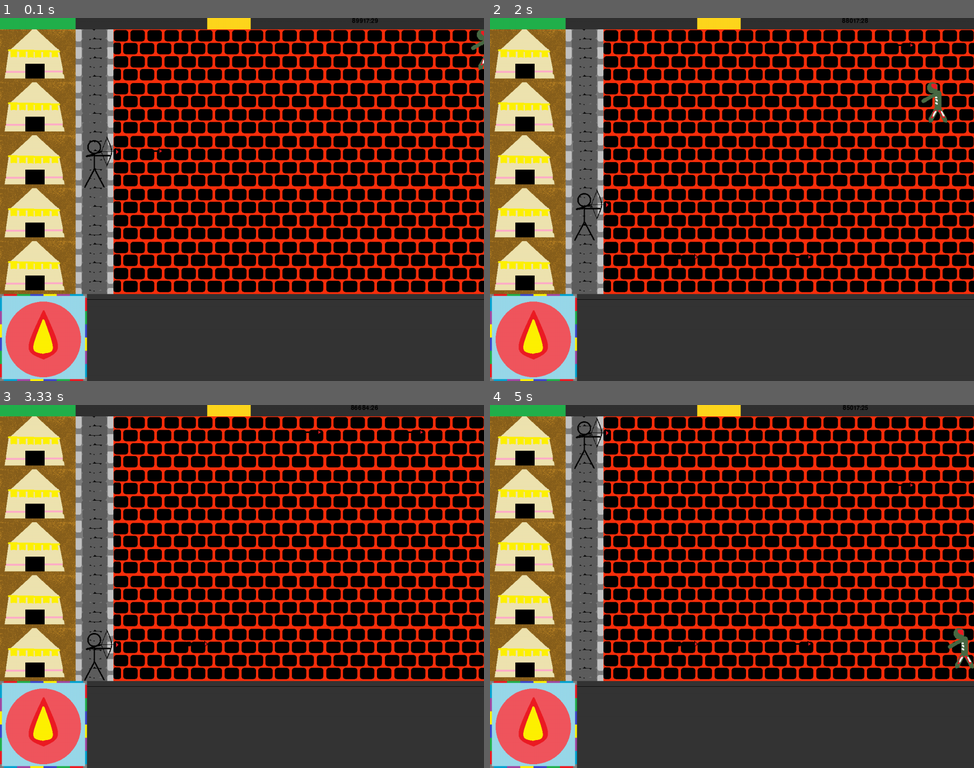
Above: before the commit, frames 1-4 (two rows, left to right).
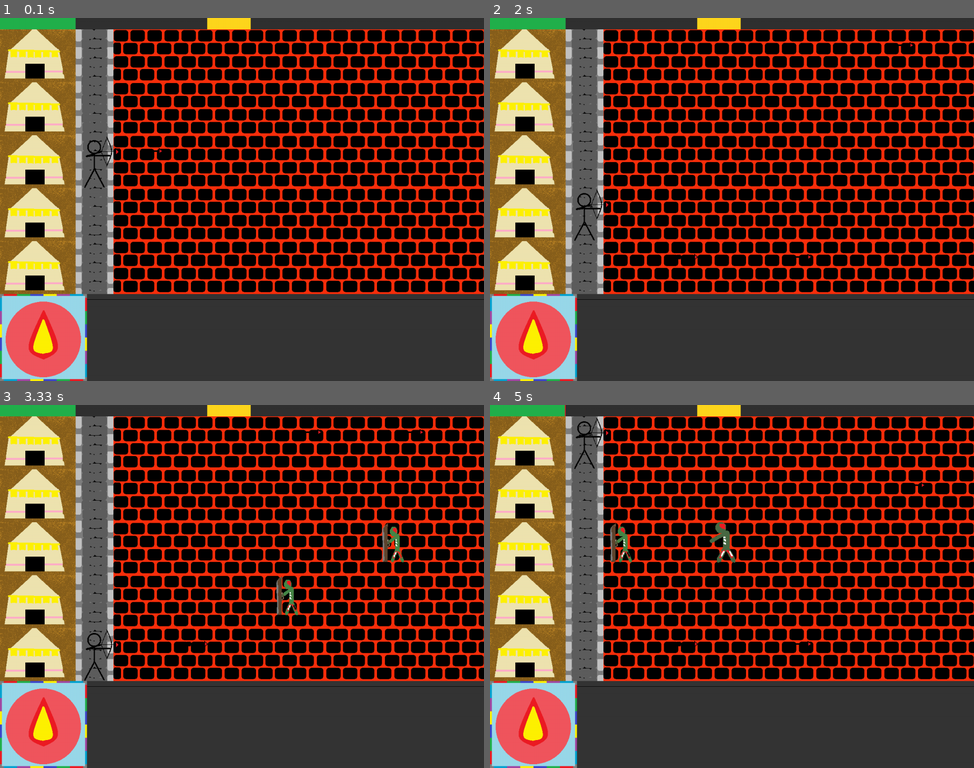
Above: after the commit, the same moments.

Repository: AntsThatWander/ERICA_Defend_6Elements
Game: pygame game, started from new_pygame.py
Same seed, same stepped clock (60 frames per second), same inputs: the game is played once before the commit and once after it.
Inputs:
- Up to frame 1 (0.1 s): no input
- Up to frame 2 (2 s): hold Up 0.33-0.8 s; hold Down 0.83-1.13 s; hold Up 1.17-1.53 s; hold Down 1.57-1.93 s; hold Up from 1.97 s (still down)
- Up to frame 3 (3.33 s): release Up at 2.27 s; hold Down 2.3-2.6 s; hold Up 2.63-3 s; hold Down from 3.03 s (still down)
- Up to frame 4 (5 s): release Down at 3.4 s; hold Up 3.43-3.73 s; hold Down 3.77-4.07 s; hold Up 4.1-4.47 s; hold Down 4.5-4.87 s; hold Up from 4.9 s (still down)

The runs differ from the first frame. In frame 1, 0.1% of the frame differs, in the area x 72-100%, y 0-15%; in frame 2, 0.3%; in frame 3, 0.5%; in frame 4, 0.8%, in the area x 15-100%, y 0-73%.

Commit message:
monster added

Diff:
--- a/monster.py
+++ b/monster.py
@@ -7,7 +7,8 @@
     mv = 0
     ad = 1
     height = 0
-    def __init__(self, image, lv, mv):
+    shield = 0
+    def __init__(self, image, lv, mv, shield):
         self.weight = 1280
         self.image = image
         self.lv = lv
@@ -15,12 +16,14 @@
         self.mv = mv
         hl = [30, 170, 310, 450, 590]
         self.height = random.choice(hl)
+        self.shield = shield
     def getlv(self):
         return self.lv
     def gethp(self):
         return self.hp
     def sethp(self, hp):
-        self.hp -= hp
+        if hp - self.shield > 0 :
+            self.hp -= (hp-self.shield)
     def getmv(self):
         return self.mv
     def setmv(self,mv):
@@ -40,39 +43,38 @@
 
 class ling(monster):
     def __init__(self, hp):
-        super().__init__(images.Lv0_monster()['ling'], 0, 30)
+        super().__init__(images.Lv0_monster()['ling'], 0, 5, 0)
         self.hp = hp
 
 class sting(monster):
     def __init__(self, hp):
-        super().__init__(images.Lv0_monster()['sting'], 0, 10)
+        super().__init__(images.Lv0_monster()['sting'], 0, 3, 0)
         self.hp = hp
     def spawn(self, list):
         ling1 = ling(1,)
 
 class ball(monster):
     def __init__(self, hp):
-        super().__init__(images.Lv0_monster()['ball'], 0, 10)
+        super().__init__(images.Lv0_monster()['ball'], 0, 3, 0)
         self.hp = hp
 
 class zombie(monster):
     def __init__(self, hp):
-        super().__init__(images.Lv1_monster()['zombie'], 1, 30)
+        super().__init__(images.Lv1_monster()['zombie'], 1, 7, 0)
         self.hp = hp
 
 class zombie_b(monster):
     def __init__(self, hp):
-        super().__init__(images.Lv1_monster()['zombie_barrier'], 1, 30)
+        super().__init__(images.Lv1_monster()['zombie_barrier'], 1, 7, 1)
         self.hp = hp
-    def sethp(self, hp):
-        self.hp -= (hp-2)
+
 
 class horror(monster):
     def __init__(self, hp):
-        super().__init__(images.Lv2_monster()['nighthorror'], 2, 40)
+        super().__init__(images.Lv2_monster()['nighthorror'], 2, 10, 0)
         self.hp = hp
     def spawn(self,ls):
-        if(self.hp<0):
+        if self.hp<0:
             l1 = ling(1)
             l2 = ling(1)
             ls.append(l1,l2)
@@ -81,44 +83,45 @@
 
 class crawler(monster):
     def __init__(self, hp):
-        super().__init__(images.Lv2_monster()['crawler'], 2, 10)
+        super().__init__(images.Lv2_monster()['crawler'], 2, 3, 0)
         self.hp = hp
     def move(self):
-        if(self.weight>580):
+        if self.weight>580:
             self.weight = self.weight - self.mv
     def is_ranged(self):
         return True
     def ranged(self,ls):
-        if(self.weight<=580):
+        if self.weight<=780:
             st = sting(1)
             ls.append(st)
 
 class cannon(monster):
     def __init__(self, hp):
-        super().__init__(images.Lv3_monster()['cannon'], 3, 10)
+        super().__init__(images.Lv3_monster()['cannon'], 3, 1, 5)
         self.hp = hp
     def move(self):
-        if(self.weight>1080):
+        if self.weight>1080:
             self.weight = self.weight - self.mv
     def is_ranged(self):
         return True
     def ranged(self,ls):
-        if(self.weight<=580):
+        if self.weight<=580:
             st = sting(1)
             ls.append(st)
 
 class seer(monster):
     def __init__(self, hp):
-        super().__init__(images.Lv3_monster()['seer'], 3, 20)
+        super().__init__(images.Lv3_monster()['seer'], 3, 10, 0)
         self.hp = hp
 
 class black(monster):
     def __init__(self, hp, height):
-        super().__init__(images.Lv4_monster()['black'], 4, 20)
+        super().__init__(images.Lv4_monster()['black'], 4, 5, 5)
         self.hp = hp
         self.height = height
 
 class final(monster):
     def __init__(self, hp):
-        super().__init__(images.Lv5_monster()['final'], 5, 10)
+        super().__init__(images.Lv5_monster()['final'], 200, 3, 10)
         self.hp = hp
+        self.height = 30
--- a/new_pygame.py
+++ b/new_pygame.py
@@ -13,8 +13,6 @@
 width, height = 1280, 960
 screen = pygame.display.set_mode((width, height))
 
-#random list
-dice = [1,2,3,4,5]
 #플레이어 위치 player location
 keys = [False, False]
 playpos = [220, 310]
@@ -33,70 +31,68 @@
 arrow_count = arrow_rate - 1
 #이펙트 effects
 effect = images.effect()
-#화살과 화살가 만난 적 수
-acc = [0,0]
 #화살
 arrows = []
 #몬스터 등장 시간
-badtimer = 100
-badtimer1 = 0
+bad_rate = 40
+bad_count = 0
 #몬스터 리스트
-badguys = [[1280, 30]]
+badguys = []
+#출력 몬스터 리스트
+seebadguys = []
 #성 체력
 healthvalue = 200
 #wave
-wave = [[],[],[],[],[]]
-zombie = [40,0]
-zombie_b = [40,0]
-horror = [30,1]
-crawler = [20,1]
-seer = [20,2]
-cannon = [10,2]
-lord = [5,4]
+wave = [[],[],[],[]]
+zombie = [20,0]
+zombie_b = [20,0]
+horror = [10,1]
+crawler = [10,1]
+seer = [10,2]
+cannon = [5,2]
 final = [1,3]
 height = [30, 170, 310, 450, 590]
 for x in range(0,4):
     if x == zombie[1] :
         zombie[1] += 1
-        for y in range(0,zombie[0]-1):
+        for y in range(0,zombie[0]):
             m = monster.zombie(20)
             wave[x].append(m)
     if x == zombie_b[1] :
-        zombie[1] += 1
-        for y in range(0,zombie_b[0]-1):
+        zombie_b[1] += 1
+        for y in range(0,zombie_b[0]):
             m = monster.zombie_b(20)
             wave[x].append(m)
     if x == horror[1] :
         horror[1] += 1
-        for y in range(0,horror[0]-1):
-            m = monster.horror(10)
+        for y in range(0,horror[0]):
+            m = monster.horror(20)
             wave[x].append(m)
     if x == crawler[1] :
         crawler[1] += 1
-        for y in range(0,crawler[0]-1):
-            m = monster.crawler(20)
+        for y in range(0,crawler[0]):
+            m = monster.crawler(40)
             wave[x].append(m)
     if x == seer[1] :
         seer[1] += 1
-        for y in range(0,seer[0]-1):
-            m = monster.seer(20)
+        for y in range(0,seer[0]):
+            m = monster.seer(40)
             wave[x].append(m)
     if x == cannon[1] :
         cannon[1] += 1
-        for y in range(0,cannon[0]-1):
-            m = monster.cannon(20)
-            wave[x].append(m)
-    if x == final[1] :
-        for y in range(0):
+        for y in range(0,cannon[0]):
+            m = monster.cannon(50)
+            wave[x].append(m)
+    if x == 3 :
             m = monster.final(100)
-            wave[x].append(m)
-    if x == lord[1] :
-        for y in range(0,4):
-            m = monster.black(50,height[y])
             wave[x].append(m)
 for x in range(0,4):
     random.shuffle(wave[x])
-
+    for y in range(0,5):
+        if y != 0 and y != 4:
+            lord = monster.black(50,30+140*y)
+            wave[x].append(lord)
+badguys = wave[0]
 
 
 #FPS
@@ -109,7 +105,7 @@
 #화면 띄우기
 while running:
     clock.tick(60)
-    badtimer -= 1
+    bad_count += 1
     #색깔 관리
     active_player = player[cur_color]
     active_mirror = mirror[cur_color]
@@ -140,9 +136,8 @@
     screen.blit(active_button,(15,750))
 
     #화살 리스트와 플레이어 이미지 관리
-    acc[1] = acc[1] + 1
     arrow_count += 1
-    if(arrow_count==arrow_rate) :
+    if arrow_count==arrow_rate :
         arrows.append([[playpos[0], playpos[1]+32], images.arrow()[cur_color]])
         arrow_count = 0
         screen.blit(pshoot, playpos)
@@ -156,50 +151,48 @@
         else:
             screen.blit(bullet[1], bullet[0])
 
-    #나쁜 놈들 그리기
-    if badtimer == 0:
-        badguys.append([1280, random.choice(height)])
-        badtimer = 100 - (badtimer1*2)
-        if badtimer1>=35:
-            badtimer1 = 35
-        else:
-            badtimer1 += 5
-    index = 0
-    for badguy in badguys:
-        if badguy[0]<-64:
-            badguys.pop(index)
-        else:
-            badguy[0]-=7
-        #나쁜 놈들의 공격
-        badrect = pygame.Rect(images.Lv1_monster()['zombie'].get_rect())
-        badrect.top = badguy[1]
-        badrect.left = badguy[0]
+    #나쁜 놈들 리스트 정렬
+    if(not wave[0]):
+        badguys = wave[1]
+
+    if(not wave[1]):
+        badguys = wave[2]
+
+    if(not wave[2]):
+        badguys = wave[3]
+
+    #나쁜 놈들 소환
+    if(bad_count == bad_rate and badguys):
+        bad_count = 0
+        seebadguys.append(badguys[0])
+        badguys.pop(0)
+    #나쁜 놈들 충돌 크기 조정
+    windex = 0
+    for badguy in seebadguys:
+        badrect = pygame.Rect(badguy.image.get_rect())
+        badrect.top = badguy.height
+        badrect.left = badguy.weight
+        #성 공격
         if badrect.left < 300:
-            healthvalue -= 50
-            badguys.pop(index)
-        #화살 충돌
-        index1 = 0
+            healthvalue -= badguy.getad()
+            seebadguys.pop(windex)
+        else :
+            badguy.move()
+        #화살과의 충돌
+        bindex = 0
         for bullet in arrows:
             bullrect = pygame.Rect(bullet[1].get_rect())
             bullrect.left = bullet[0][0]
             bullrect.top = bullet[0][1]
-            if badrect.colliderect(bullrect) :
-                acc[0]+=1
-                badguys.pop(index)
-                arrows.pop(index1)
-            index1 += 1
-        #다음 웨이브
-        index+=1
-    for badguy in badguys:
-        screen.blit(images.Lv1_monster()['zombie'], badguy)
-
-    #시간
-    font = pygame.font.Font(None,24)
-    survivedtext = font.render(str(int(90000-pygame.time.get_ticks()))+":"\
-        +str(int((90000-pygame.time.get_ticks())/1000%60)).zfill(2),True, (0,0,0))
-    textRect = survivedtext.get_rect()
-    textRect.topright=[1000,0]
-    screen.blit(survivedtext, textRect)
+            if badrect.colliderect(bullrect):
+                badguy.sethp(20)
+                if(badguy.gethp()<=0):
+                    seebadguys.pop(windex)
+                arrows.pop(bindex)
+            bindex += 1
+        windex += 1
+    for badguy in seebadguys:
+        screen.blit(badguy.image, badguy.getpos())
 
     #체력 감소
     for health in range((200-healthvalue)//2):
@@ -248,7 +241,7 @@
         playpos[1] = playpos[1] + 140
 
     #이겼는가?
-    if pygame.time.get_ticks()>= 90000:
+    if not wave[0] and not wave[1] and not wave[2] and not wave[3] and not seebadguys:
         running = 0
         exitcode = 1
     if healthvalue <= 0:
--- /dev/null
+++ b/testy.py
@@ -0,0 +1,7 @@
+ls = ['la','lo','ri','gya']
+
+index = 0
+for x in ls:
+    print(x)
+    ls.pop(index)
+    index += 1
